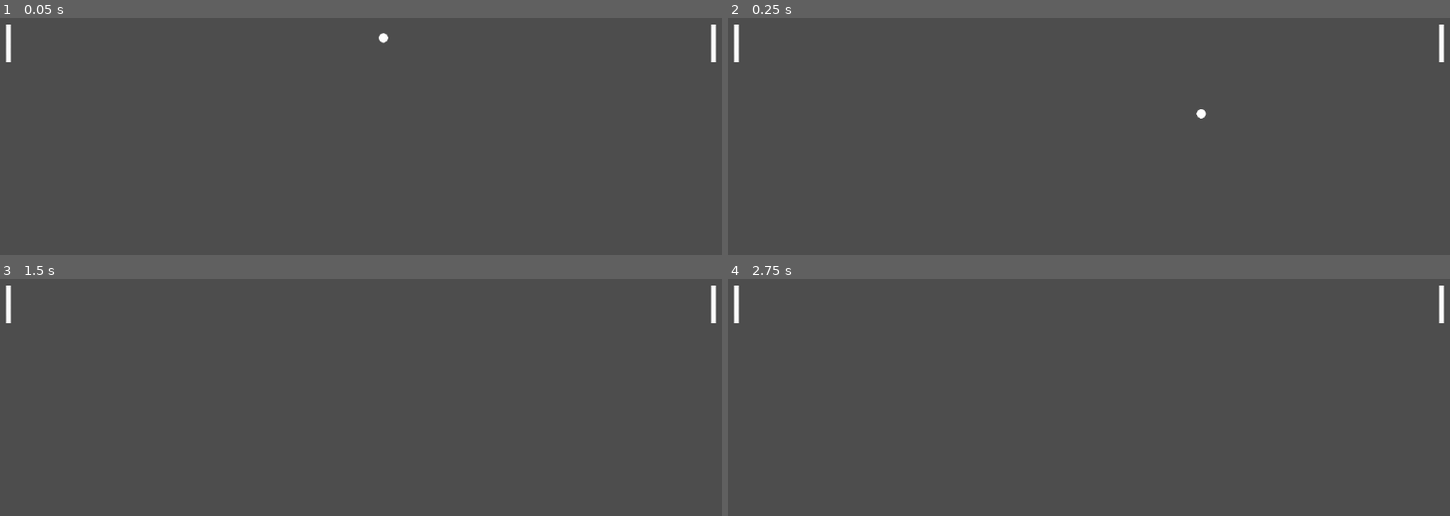
Above: before the commit, frames 1-4 (two rows, left to right).
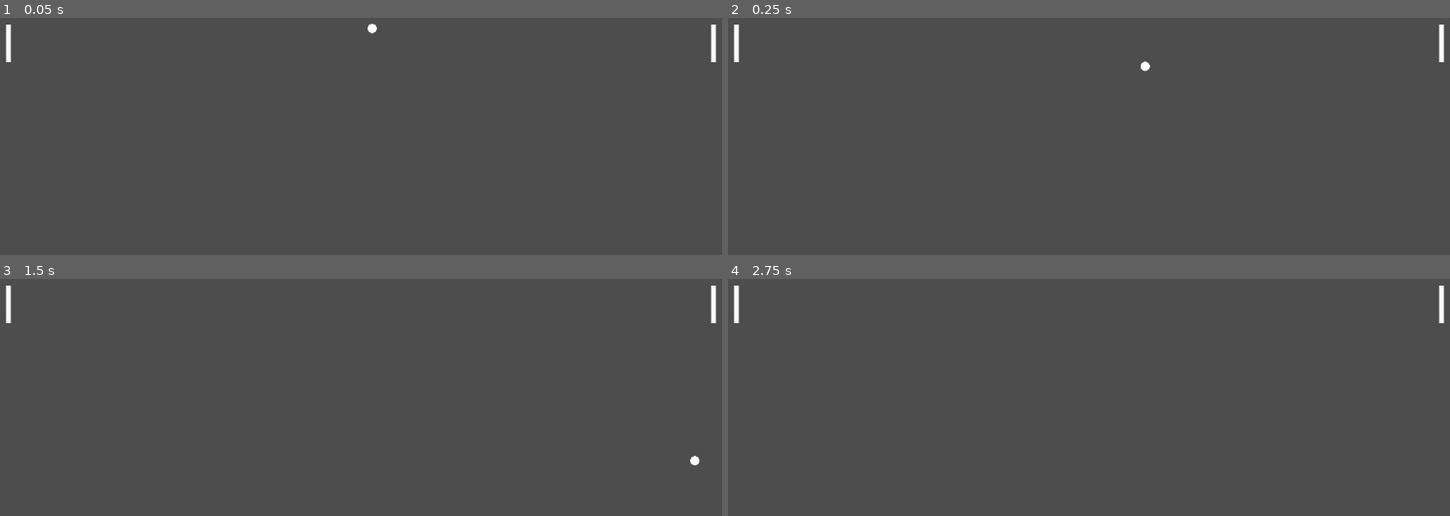
Above: after the commit, the same moments.

Repository: dangnguyen2910/pong-godot
Game: Godot game, scene res://scenes/main.tscn
Two runs of this game, one before a commit and one after it. Both use one fixed random seed, a clock stepped at 60 frames per second and the inputs below.
Inputs:
- Up to frame 1 (0.05 s): no input
- Up to frame 2 (0.25 s): no input
- Up to frame 3 (1.5 s): tap Enter at 0.5 s
- Up to frame 4 (2.75 s): tap Space at 2 s

The runs differ from the first frame. In frame 1, less than 0.1% of the frame differs, in the area x 50-54%, y 2-11%; in frame 2, less than 0.1%; in frame 3, less than 0.1%; in frame 4, nothing differs.

Commit message:
Fix: ball pulls paddle when it collides with paddle's bottom edge.

Diff:
--- a/scenes/ball.tscn
+++ b/scenes/ball.tscn
@@ -7,8 +7,9 @@
 radius = 8.0
 
 [node name="Ball" type="CharacterBody2D" unique_id=1321372069]
+collision_layer = 2
 script = ExtResource("1_cxlvu")
-speed = 1000.0
+speed = 500.0
 metadata/_edit_group_ = true
 
 [node name="Sprite2D" type="Sprite2D" parent="." unique_id=1813992016]
